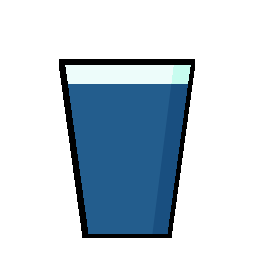
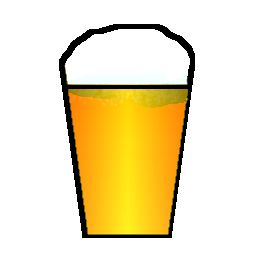
Before/after of a 256 × 256 layered artwork. What changed in the layer stack:
added layer "foam_outline" above "foam_gradient" over [60, 24, 195, 89]
added layer "foam_gradient" above "foam" over [64, 27, 192, 85]
added layer "shadows" (vivid light) above "bubbles" over [64, 64, 191, 235]
added layer "bubbles" above "foam_outline #1" over [65, 72, 189, 111]
added layer "foam_outline #1" (darken) above "stobe_gradient" over [64, 59, 191, 108]
added layer "stobe_gradient" above "stobe_yellow" over [64, 64, 191, 235]
added layer "stobe_yellow" above "stobe_fill" over [65, 65, 191, 234]
